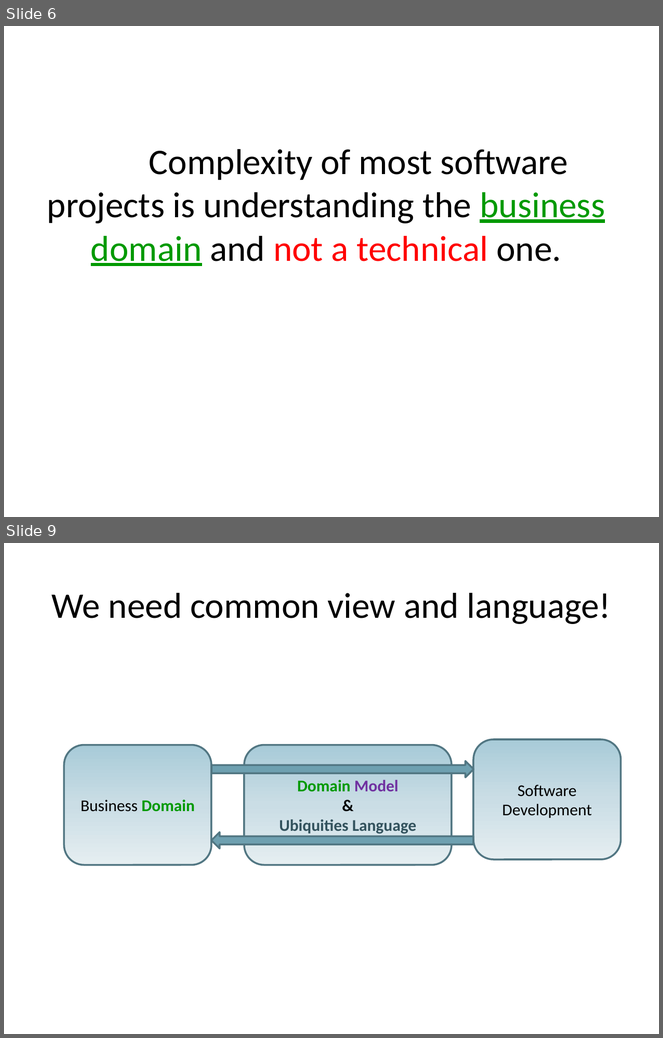
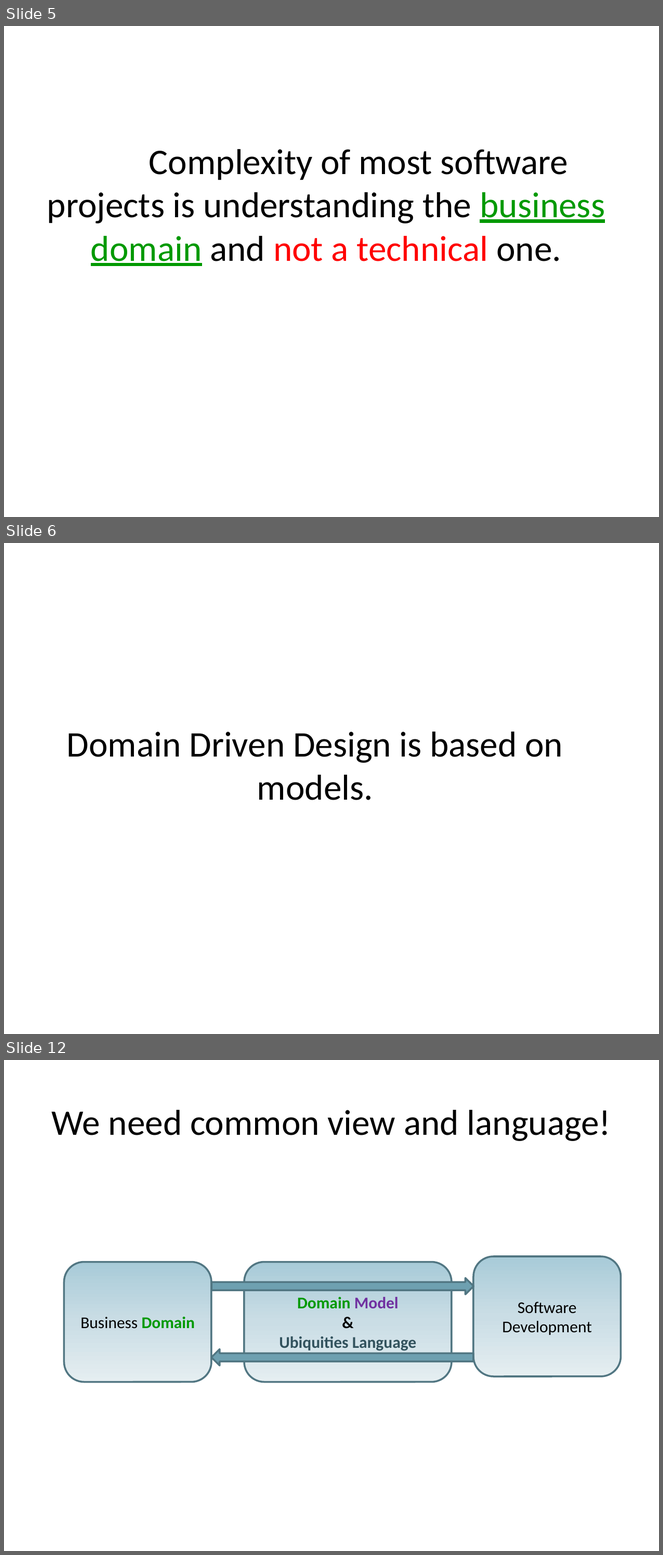
Before and after one commit to arturtv/dddpresentation, a slide deck: Domain-DrivenDesign.A.Trosin.pptx. Shown one above the other, each under a label of ours: slides 6 and 9 before the commit, slides 5, 6 and 12 after it; the slides between them are not shown. The pictures are 663x1038 and 663x1555 pixels, drawn with LibreOffice and Linux fonts; fonts in the diff are those of the drawing. Boxes give left, top, right and bottom in pixels: in the first picture for what was removed or moved away, otherwise in the second. Text is boxed around its words. In the diff, an @@ line names an element or a change of style, - is before the commit and + after.

```diff
--- a/Domain-DrivenDesign.A.Trosin.pptx
+++ b/Domain-DrivenDesign.A.Trosin.pptx
@@ slide 6 added at (x1=4, y1=543, x2=659, y2=1034), background #FFFFFF @@
@@ title added at (x1=67, y1=732, x2=563, y2=800), 39.6 pt, text #000000 @@
+Domain Driven Design is based on models.
@@ what was slide 6 is now slide 5 @@
@@ what was slide 9 is now slide 12 @@
```
Also in this commit, not shown: 2 slides changed, 9 other slides added, 4 slides removed.
